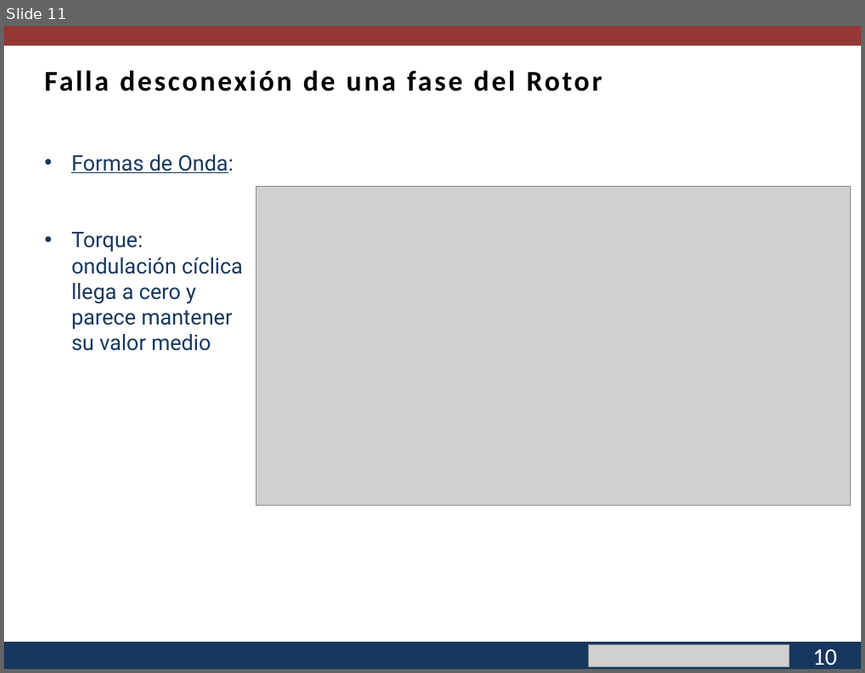
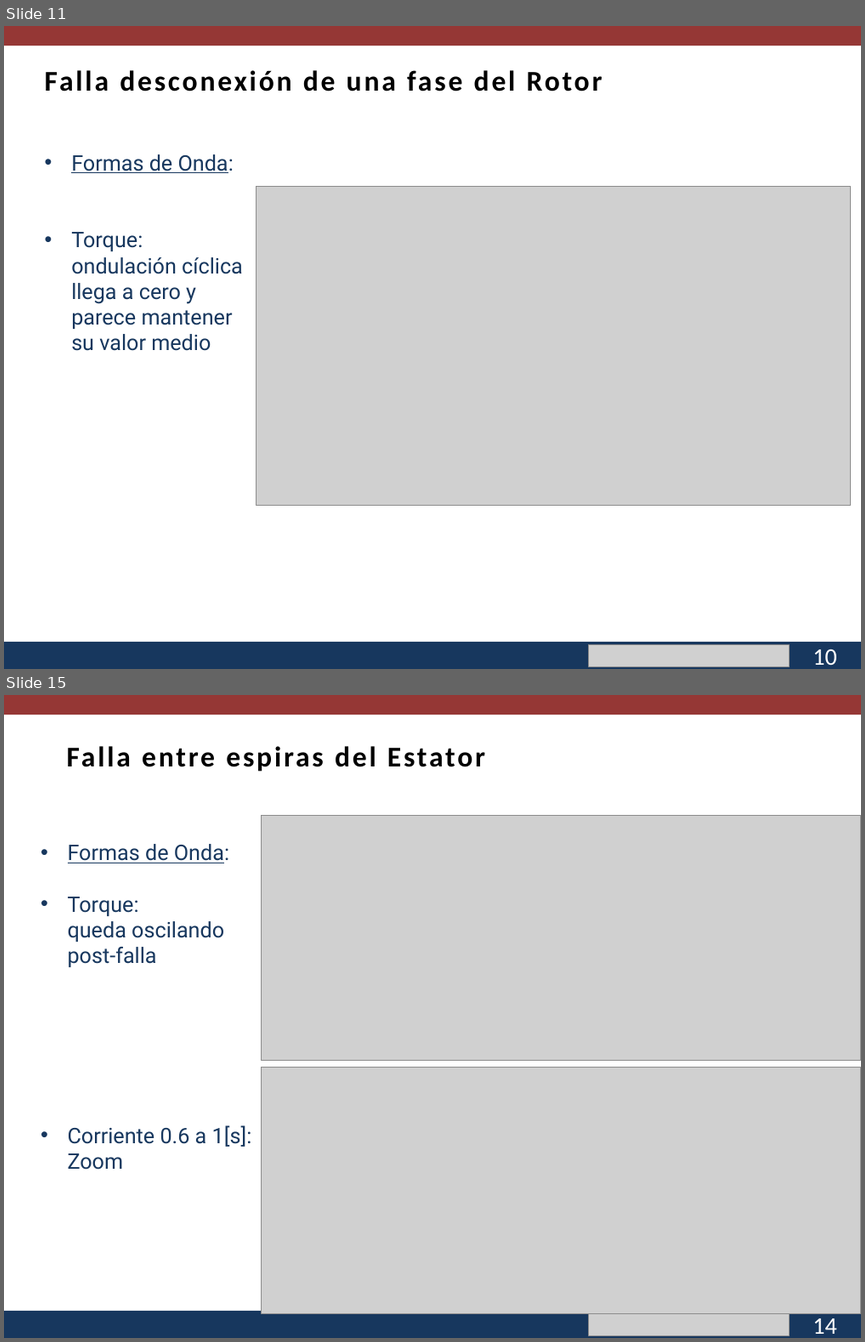
Before and after one commit to cisternashdiego/Proyecto1, a slide deck: Segunda Mesa.pptx. Shown one above the other, each under a label of ours: slide 11 before the commit, slides 11 and 15 after it; the slides between them are not shown. The pictures are 865x673 and 865x1342 pixels, drawn with LibreOffice and Linux fonts; fonts in the diff are those of the drawing; grey boxes stand for pictures; background and template pictures are left out. Boxes give left, top, right and bottom in pixels: in the first picture for what was removed or moved away, otherwise in the second. Text is boxed around its words. In the diff, an @@ line names an element or a change of style, - is before the commit and + after.

```diff
--- a/Segunda Mesa.pptx
+++ b/Segunda Mesa.pptx
@@ slide 15 added at <box>4,695,861,1338</box>, background #FFFFFF; not listed: 3 template elements that a slide beside it also shows @@
@@ text added at <box>67,746,485,771</box>, 24 pt, text #000000, bold @@
+Falla entre espiras del Estator
@@ picture added at <box>261,815,861,1060</box> @@
@@ text added at <box>68,844,252,1169</box>, 18 pt, text #17375E @@
+• Formas de Onda:
+• Torque:
+  queda oscilando
+  post-falla
+• Corriente 0.6 a 1[s]:
+  Zoom
@@ picture added at <box>261,1066,861,1313</box> @@
@@ picture added at <box>588,1313,788,1335</box> @@
@@ text added at <box>812,1318,836,1333</box>, 20 pt, text #FFFFFF @@
+14
```
Also in this commit, not shown: 7 slides changed, 4 other slides added, 4 slides removed, 2 other files.
